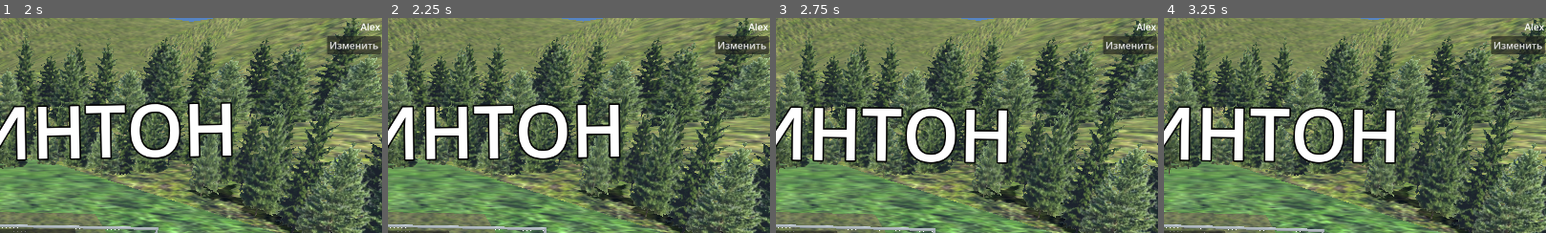
Above: before the commit, frames 1-4 (left to right).
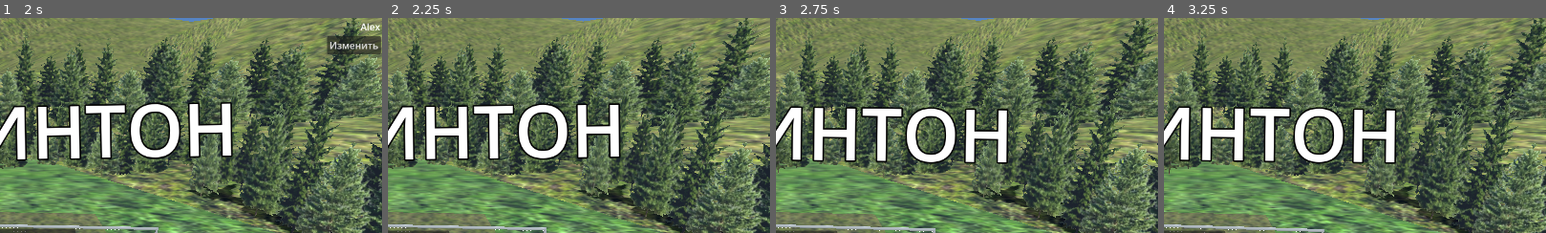
Above: after the commit, the same moments.

Repository: xenabun/TheBadmintonGame
Game: Godot game, scene res://scenes/game_field.tscn
Same seed, same stepped clock (60 frames per second), same inputs: the game is played once before the commit and once after it.
Inputs (mouse positions are % of the whole screen's width and height, from its top left):
- Up to frame 1 (2 s): click (50, 56) at 0.52 s; type "Alex" at 0.6 s; click "Подтвердить" at 1.25 s
- Up to frame 2 (2.25 s): click "Многопользовательская игра" at 2 s
- Up to frame 3 (2.75 s): no input
- Up to frame 4 (3.25 s): click (50, 56) at 2.77 s; type "12" at 2.85 s
The pictures show only the part of the screen within x 50-100%, y 0-50%; the shares and areas given below are measured in that part.

Frame 1 is identical in both runs. In frame 2, 1.2% of the frame differs, in the area x 85-100%, y 2-17%; in frame 3, 1.2%; in frame 4, 1.2%.

Commit message:
lobby player list start

Diff:
--- /dev/null
+++ b/prefabs/player_label.tscn
@@ -0,0 +1,4 @@
+[gd_scene format=3 uid="uid://ciovegghef53t"]
+
+[node name="PlayerLabel" type="Label"]
+text = "player username"
--- a/scenes/game_field.tscn
+++ b/scenes/game_field.tscn
@@ -126,6 +126,11 @@
 [sub_resource type="QuadMesh" id="QuadMesh_7q4ig"]
 material = SubResource("ShaderMaterial_e0aow")
 
+[sub_resource type="SceneReplicationConfig" id="SceneReplicationConfig_u8k48"]
+properties/0/path = NodePath(".:in_lobby")
+properties/0/spawn = true
+properties/0/replication_mode = 1
+
 [sub_resource type="LabelSettings" id="LabelSettings_xyt14"]
 font_size = 121
 outline_size = 10
@@ -388,7 +393,10 @@
 
 [node name="BroadcastTimer" type="Timer" parent="ServerBrowser"]
 
-[node name="UI" type="CenterContainer" parent="." node_paths=PackedStringArray("menu_camera_pivot", "player_camera", "title_label", "username_box", "Network", "ServerBrowser")]
+[node name="MultiplayerSynchronizer" type="MultiplayerSynchronizer" parent="ServerBrowser"]
+replication_config = SubResource("SceneReplicationConfig_u8k48")
+
+[node name="UI" type="CenterContainer" parent="." node_paths=PackedStringArray("menu_camera_pivot", "player_camera", "title_label", "username_box", "lobby_player_list", "Network", "ServerBrowser")]
 anchors_preset = 8
 anchor_left = 0.5
 anchor_top = 0.5
@@ -403,6 +411,7 @@
 player_camera = NodePath("../Level/World/PlayerCamera")
 title_label = NodePath("MainMenu/Title")
 username_box = NodePath("CurrentUsername/VBoxContainer/Username")
+lobby_player_list = NodePath("Lobby/Panel/VBoxContainer/ScrollContainer/MarginContainer/VBoxContainer")
 Network = NodePath("../Network")
 ServerBrowser = NodePath("../ServerBrowser")
 
@@ -429,6 +438,7 @@
 text = "Изменить"
 
 [node name="MainMenu" type="Control" parent="UI"]
+visible = false
 layout_mode = 2
 
 [node name="Title" type="Label" parent="UI/MainMenu"]
@@ -553,6 +563,54 @@
 
 [node name="ServerBrowser" parent="UI" instance=ExtResource("12_hm06h")]
 visible = false
+layout_mode = 2
+
+[node name="Lobby" type="Control" parent="UI"]
+layout_mode = 2
+
+[node name="Panel" type="Panel" parent="UI/Lobby"]
+layout_mode = 1
+anchors_preset = 8
+anchor_left = 0.5
+anchor_top = 0.5
+anchor_right = 0.5
+anchor_bottom = 0.5
+offset_left = -201.5
+offset_top = -109.0
+offset_right = 201.5
+offset_bottom = 109.0
+grow_horizontal = 2
+grow_vertical = 2
+
+[node name="VBoxContainer" type="VBoxContainer" parent="UI/Lobby/Panel"]
+layout_mode = 1
+anchors_preset = 15
+anchor_right = 1.0
+anchor_bottom = 1.0
+grow_horizontal = 2
+grow_vertical = 2
+size_flags_horizontal = 3
+
+[node name="Label" type="Label" parent="UI/Lobby/Panel/VBoxContainer"]
+layout_mode = 2
+size_flags_vertical = 1
+text = "Список игроков"
+horizontal_alignment = 1
+
+[node name="ScrollContainer" type="ScrollContainer" parent="UI/Lobby/Panel/VBoxContainer"]
+layout_mode = 2
+size_flags_vertical = 3
+horizontal_scroll_mode = 0
+
+[node name="MarginContainer" type="MarginContainer" parent="UI/Lobby/Panel/VBoxContainer/ScrollContainer"]
+layout_mode = 2
+size_flags_horizontal = 3
+theme_override_constants/margin_left = 20
+theme_override_constants/margin_top = 10
+theme_override_constants/margin_right = 20
+theme_override_constants/margin_bottom = 10
+
+[node name="VBoxContainer" type="VBoxContainer" parent="UI/Lobby/Panel/VBoxContainer/ScrollContainer/MarginContainer"]
 layout_mode = 2
 
 [node name="GameUI" type="Control" parent="UI"]
--- a/scripts/Network.gd
+++ b/scripts/Network.gd
@@ -24,8 +24,8 @@
 
 func peer_connected(id):
 	GameManager.print_debug_msg('Player connected ' + str(id))
-	if multiplayer.is_server():
-		add_player(id)
+	#if multiplayer.is_server():
+		# add_player(id)
 
 func peer_disconnected(id):
 	GameManager.print_debug_msg('Player disconnected ' + str(id))
@@ -59,19 +59,30 @@
 	Game.game_in_progress = true
 	UI.in_menu = true
 	UI.in_main_menu = false
+	UI.in_server_lobby = false
 	UI.in_server_browser = true
 
 @rpc('any_peer')
 func send_player_information(username, id):
+	# print('1')
 	if !GameManager.Players.has(id):
 		GameManager.Players[id] = {
 			'username': username,
 			'id': id,
 		}
 		Game.update_score_text_for_all.rpc()
+		# print('2', UI.in_server_lobby)
+		if UI.in_server_lobby:
+			UI.update_lobby_player_list()
 	if multiplayer.is_server():
 		for player_id in GameManager.Players:
 			send_player_information.rpc(GameManager.Players[player_id].username, player_id)
+#@rpc('any_peer')
+#func set_server_lobby_state(value):
+	#GameManager.in_lobby = value
+	# if multiplayer.is_server():
+	# 	for player_id in GameManager.Players:
+	# 		set_server_lobby_state.rpc(value)
 @rpc('any_peer')
 func del_player_information(id):
 	if !GameManager.Players.has(id): return
@@ -93,14 +104,18 @@
 	peer.get_host().compress(ENetConnection.COMPRESS_RANGE_CODER)
 	Game.current_game_type = Game.game_type.MULTIPLAYER
 	multiplayer.set_multiplayer_peer(peer)
+	# set_server_lobby_state(true)
+	ServerBrowser.in_lobby = true
+	ServerBrowser.broadcastPort = PORT + 2
+	ServerBrowser.broadcast(UI.username_box.text + "'s server")
+	# UI.in_menu = false
+	UI.in_server_lobby = true
+	UI.in_server_browser = false
+
 	send_player_information(UI.username_box.text,
 			multiplayer.get_unique_id())
-	ServerBrowser.broadcastPort = PORT + 2
-	ServerBrowser.broadcast(UI.username_box.text + "'s server")
-	UI.in_menu = false
-	UI.in_server_browser = false
-	add_player()
-	Game.start_game()
+	# add_player()
+	# Game.start_game()
 
 func join_by_ip(ip):
 	GameManager.print_debug_msg('trying to join by ip: ' + ip)
@@ -112,7 +127,8 @@
 	peer.get_host().compress(ENetConnection.COMPRESS_RANGE_CODER)
 	Game.current_game_type = Game.game_type.MULTIPLAYER
 	multiplayer.set_multiplayer_peer(peer)
-	UI.in_menu = false
+	# UI.in_menu = false
+	UI.in_server_lobby = true
 	UI.in_server_browser = false
 	UI.get_node('Connecting').show()
 
--- a/scripts/ServerBrowser.gd
+++ b/scripts/ServerBrowser.gd
@@ -1,12 +1,12 @@
 extends Node
 
 signal join_server(ip)
-
 
 @export var listenPort : int
 @export var broadcastPort : int
 @export var broadcastAddress : String = '255.255.255.255'
 @export var broadcastTimer : Timer
+@export var in_lobby : bool = false
 @export var server_card_prefab : PackedScene
 @export var UI : Node
 @export var ServerBrowserUI : Node
--- a/scripts/UI.gd
+++ b/scripts/UI.gd
@@ -4,6 +4,7 @@
 @export var player_camera : Node
 @export var title_label : Node
 @export var username_box : Node
+@export var lobby_player_list : Node
 @export var Network : Node
 @export var ServerBrowser : Node
 @export var in_menu : bool = true :
@@ -23,6 +24,7 @@
 	set(value):
 		in_main_menu = value
 		get_node('MainMenu').visible = value
+		get_node('CurrentUsername').visible = value
 		if value:
 			get_node('MainMenu/Menu').show()
 			get_node('MainMenu/Username').hide()
@@ -45,8 +47,12 @@
 			ServerBrowser.listen_to_broadcast()
 		else:
 			ServerBrowser.stop_listen()
+@export var in_server_lobby : bool = false :
+	set(value):
+		in_server_lobby = value
+		get_node('Lobby').visible = value
 
-var title_tween = null
+var title_tween
 var title_rot_deg = 1
 var title_rot_time = 1
 
@@ -63,6 +69,7 @@
 	get_node('GameResult').hide()
 	get_node('GameControls').hide()
 	get_node('Connecting').hide()
+	get_node('Lobby').hide()
 
 	get_node('ServerBrowser/Back').pressed.connect(_on_server_browser_back_pressed)
 
@@ -71,6 +78,20 @@
 	title_tween = create_tween().set_loops().set_trans(Tween.TRANS_SINE).set_ease(Tween.EASE_IN_OUT)
 	title_tween.tween_property(title_label, 'rotation', deg_to_rad(title_rot_deg), title_rot_time)
 	title_tween.chain().tween_property(title_label, 'rotation', deg_to_rad(-title_rot_deg), title_rot_time)
+
+func clear_lobby_player_list():
+	for child in lobby_player_list.get_children():
+		child.queue_free()
+func update_lobby_player_list():
+	# GameManager.print_debug_msg('update lobby player list called')
+	clear_lobby_player_list()
+	# print(GameManager.Players)
+	for i in GameManager.Players:
+		var player_info = GameManager.Players[i]
+		# print(player_info)
+		var player_label = preload("res://prefabs/player_label.tscn").instantiate()
+		player_label.text = player_info.username
+		lobby_player_list.add_child(player_label)
 
 func _on_game_exit_pressed():
 	Network.quit_server()
@@ -94,7 +115,7 @@
 func _on_username_confirm_pressed():
 	if get_node('MainMenu/Username/UsernameBox').text.is_empty(): return
 	editing_username = false
-	get_node('CurrentUsername/VBoxContainer/Username').text = get_node('MainMenu/Username/UsernameBox').text
+	username_box.text = get_node('MainMenu/Username/UsernameBox').text
 func _on_username_change_pressed():
 	editing_username = true
 
@@ -102,10 +123,12 @@
 	Network.start_singleplayer()
 
 func _on_multiplayer_pressed():
+	get_node('CurrentUsername').hide()
 	get_node('MainMenu/Menu').hide()
 	get_node('MainMenu/Port').show()
 
 func _on_port_menu_close_pressed():
+	get_node('CurrentUsername').show()
 	get_node('MainMenu/Port').hide()
 	get_node('MainMenu/Menu').show()
 
Not shown: 1 places in scenes/game_field.tscn that only renumber resources
